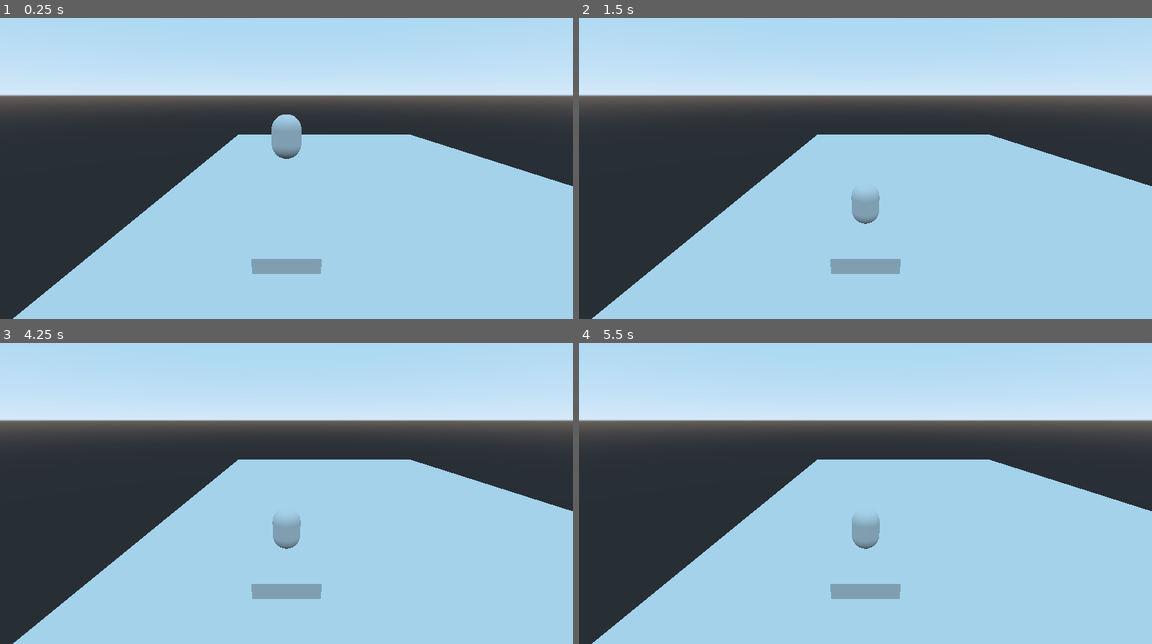
Above: before the commit, frames 1-4 (two rows, left to right).
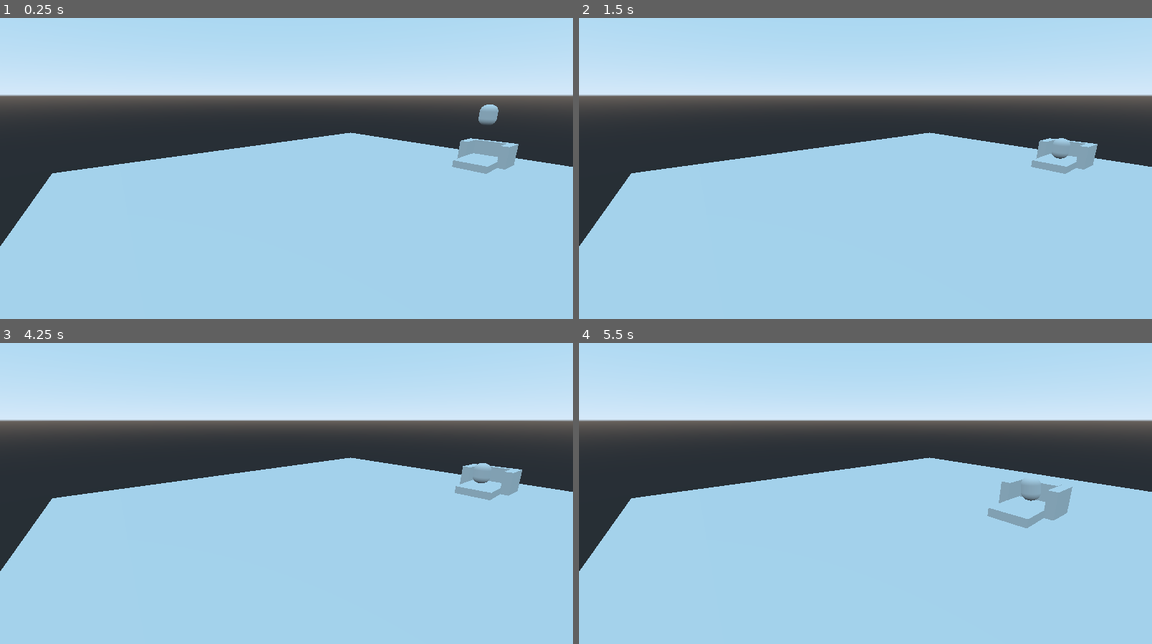
Above: after the commit, the same moments.

Repository: cullumi/One-Second-Speedster
Game: Godot game, scene res://Trolly Level/Level 1.tscn
Same seed, same stepped clock (60 frames per second), same inputs: the game is played once before the commit and once after it. Before the commit the project starts from res://Main.tscn.
Inputs:
- Up to frame 1 (0.25 s): no input
- Up to frame 2 (1.5 s): no input
- Up to frame 3 (4.25 s): tap Enter at 2, 3.5 s; tap Space at 2.75 s; tap P (un-pause, bound only after the commit) at 4.15 s
- Up to frame 4 (5.5 s): no input

The runs differ from the first frame. In frame 1, 12% of the frame differs, in the area x 0-100%, y 28-100%; in frame 2, 11%; in frame 3, 11%; in frame 4, 12%, in the area x 0-100%, y 38-100%.

Commit message:
Trolly Path Following and Pausing
+ Finsished Level 1 trolly pathfollowing
+ Added "un-pause" input action assigned to "P"
+ Added "Level 1.gd" script to control Level 1, so far just pausing.
+ Added "pausable" group for "unpausing" the game.

Diff:
--- a/PathFollow.gd
+++ /dev/null
@@ -1,8 +0,0 @@
-extends PathFollow
-
-var is_paused = true
-var speed = 10
-
-func _process(delta):
-	if !is_paused:
-		unit_offset += speed * delta
--- /dev/null
+++ b/Trolly Level/Level 1.gd
@@ -0,0 +1,5 @@
+extends Spatial
+
+func _process(delta):
+	if Input.is_action_just_pressed("un-pause"):
+		get_tree().call_group("pausable", "unpause")
--- a/Main.tscn
+++ b/Trolly Level/Level 1.tscn
@@ -1,50 +1,90 @@
-[gd_scene load_steps=10 format=2]
+[gd_scene load_steps=12 format=2]
 
-[ext_resource path="res://Trolly.gd" type="Script" id=1]
-[ext_resource path="res://PathFollow.gd" type="Script" id=2]
+[ext_resource path="res://Trolly Level/Level 1.gd" type="Script" id=1]
+[ext_resource path="res://Trolly Level/Trolly.gd" type="Script" id=2]
+[ext_resource path="res://Trolly Level/PathFollow.gd" type="Script" id=3]
 
 [sub_resource type="PlaneMesh" id=1]
 size = Vector2( 48, 64 )
 
-[sub_resource type="ConvexPolygonShape" id=5]
+[sub_resource type="ConcavePolygonShape" id=8]
+data = PoolVector3Array( 24, 0, 32, -24, 0, 32, 24, 0, -32, -24, 0, 32, -24, 0, -32, 24, 0, -32 )
+
+[sub_resource type="ConvexPolygonShape" id=2]
 points = PoolVector3Array( -2, 0.5, 4, 2, 0.5, -4, 2, 0.5, 4, -2, 0.5, -4, -2, -0.5, 4, 2, -0.5, -4, 2, -0.5, 4, -2, -0 …(208 unchanged characters)…
 
-[sub_resource type="CubeMesh" id=2]
+[sub_resource type="CubeMesh" id=3]
 size = Vector3( 4, 1, 8 )
 
 [sub_resource type="ConvexPolygonShape" id=4]
 points = PoolVector3Array( 0, 0, 1.5, 0, 0, 1.5, 0, 0, 1.5, 0, 0, 1.5, 0, 0, 1.5, 0, 0, 1.5, 0, 0, 1.5, 0, 0, 1.5, 0, 0 …(56722 unchanged characters)…
 
-[sub_resource type="CapsuleMesh" id=3]
+[sub_resource type="CapsuleMesh" id=5]
+
+[sub_resource type="Curve3D" id=6]
+_data = {
+"points": PoolVector3Array( 0, 0, 0, 0, 0, 0, -0.805283, 1.3589, 18.4287, 0, 0, 0, 0, 0, 0, -0.24303, 0.456134, 2.60398, 0, 0, 0, 0, 0, 0, -0.139772, 0.393152, -11.475, 0, 0, 0, 0, 0, 0, 0.0105605, 0.37613, -17.4862, 0, 0, 0, 0, 0, 0, -0.041516, 0.375786, -29.5247 ),
+"tilts": PoolRealArray( 0, 0, 0, 0, 0 )
+}
 
 [sub_resource type="Curve3D" id=7]
 _data = {
-"points": PoolVector3Array( 0, 0, 0, 0, 0, 0, -0.35552, 0.475819, 11.8457, 0, 0, 0, 0, 0, 0, -0.24303, 0.456134, 2.60398, 0, 0, 0, 0, 0, 0, -0.139772, 0.393152, -11.475, 0, 0, 0, 0, 0, 0, 0.0105605, 0.37613, -17.4862, 0, 0, 0, 0, 0, 0, -0.041516, 0.375786, -29.5247 ),
-"tilts": PoolRealArray( 0, 0, 0, 0, 0 )
-}
-
-[sub_resource type="Curve3D" id=8]
-_data = {
-"points": PoolVector3Array( 0, 0, 0, 0, 0, 0, -0.341627, 0.520021, 11.8733, 0, 0, 0, 0, 0, 0, -0.453586, 0.429115, 2.46197, 0, 0, 0, 0, 0, 0, 2.48763, 0.355989, -3.96827, 0, 0, 0, 0, 0, 0, 6, 0, -9, 0, 0, 0, 0, 0, 0, 11.2204, 0.476822, -15.2513, 0, 0, 0, 0, 0, 0, 16.8491, 1.79769, -20.4916 ),
+"points": PoolVector3Array( 0, 0, 0, 0, 0, 0, 0.415953, 0.263329, 19.518, 0, 0, 0, 0, 0, 0, -0.453586, 0.429115, 2.46197, 0, 0, 0, 0, 0, 0, 2.48763, 0.355989, -3.96827, 0, 0, 0, 0, 0, 0, 6, 0, -9, 0, 0, 0, 0, 0, 0, 11.2204, 0.476822, -15.2513, 0, 0, 0, 0, 0, 0, 16.8491, 1.79769, -20.4916 ),
 "tilts": PoolRealArray( 0, 0, 0, 0, 0, 0 )
 }
 
-[node name="Main" type="Spatial"]
+[node name="Level 1" type="Spatial"]
+script = ExtResource( 1 )
 
 [node name="Ground2" type="MeshInstance" parent="."]
 transform = Transform( 1, 0, 0, 0, 1, 0, 0, 0, 1, 10.538, 0, 0 )
 mesh = SubResource( 1 )
 material/0 = null
 
+[node name="StaticBody" type="StaticBody" parent="Ground2"]
+
+[node name="CollisionShape" type="CollisionShape" parent="Ground2/StaticBody"]
+shape = SubResource( 8 )
+
 [node name="Trolly" type="KinematicBody" parent="."]
 transform = Transform( 1, 0, 0, 0, 1, 0, 0, 0, 1, 0, 1.09621, 18.7781 )
-script = ExtResource( 1 )
+script = ExtResource( 2 )
+left_path_follow = NodePath("../Left Path/LeftPathFollow")
+right_path_follow = NodePath("../Right Path/RightPathFollow")
 
-[node name="CollisionShape" type="CollisionShape" parent="Trolly"]
-shape = SubResource( 5 )
+[node name="Base" type="CollisionShape" parent="Trolly"]
+editor/display_folded = true
+shape = SubResource( 2 )
 
-[node name="Trolly" type="MeshInstance" parent="Trolly"]
-mesh = SubResource( 2 )
+[node name="Trolly" type="MeshInstance" parent="Trolly/Base"]
+mesh = SubResource( 3 )
+material/0 = null
+
+[node name="Base2" type="CollisionShape" parent="Trolly"]
+editor/display_folded = true
+transform = Transform( 1, 0, 0, 0, -1.74846e-008, -0.4, 0, 1, -4.37114e-008, 0, 1.09786, 4 )
+shape = SubResource( 2 )
+
+[node name="Trolly" type="MeshInstance" parent="Trolly/Base2"]
+mesh = SubResource( 3 )
+material/0 = null
+
+[node name="Base3" type="CollisionShape" parent="Trolly"]
+editor/display_folded = true
+transform = Transform( 0.0371209, 0.999311, -4.36813e-008, 0, -1.74846e-008, -0.4, -0.999311, 0.0371209, -1.62261e-009, 2.38227, 1.09786, 2.50563 )
+shape = SubResource( 2 )
+
+[node name="Trolly" type="MeshInstance" parent="Trolly/Base3"]
+mesh = SubResource( 3 )
+material/0 = null
+
+[node name="Base4" type="CollisionShape" parent="Trolly"]
+editor/display_folded = true
+transform = Transform( 0.0371209, 0.999311, -4.36813e-008, 0, -1.74846e-008, -0.4, -0.999311, 0.0371209, -1.62261e-009, -2.45796, 1.09786, 2.50563 )
+shape = SubResource( 2 )
+
+[node name="Trolly" type="MeshInstance" parent="Trolly/Base4"]
+mesh = SubResource( 3 )
 material/0 = null
 
 [node name="Trolly Driver" type="RigidBody" parent="."]
@@ -54,21 +94,23 @@
 shape = SubResource( 4 )
 
 [node name="Trolly Driver" type="MeshInstance" parent="Trolly Driver"]
-mesh = SubResource( 3 )
+mesh = SubResource( 5 )
 material/0 = null
 
 [node name="Camera" type="Camera" parent="."]
-transform = Transform( 1, 0, 0, 0, 0.973215, 0.229898, 0, -0.229898, 0.973215, 0, 10.7147, 34.6591 )
+transform = Transform( -0.587913, 0.18597, -0.787257, 0, 0.973215, 0.229898, 0.808924, 0.13516, -0.572166, -10.8026, 10.7147, -24.1903 )
 
 [node name="Right Path" type="Path" parent="."]
 transform = Transform( 1, 0, 0, 0, 1, 0, 0, 0, 1, 0.0281987, -0.189789, -0.0553005 )
+curve = SubResource( 6 )
+
+[node name="RightPathFollow" type="PathFollow" parent="Right Path"]
+loop = false
+script = ExtResource( 3 )
+
+[node name="Left Path" type="Path" parent="."]
 curve = SubResource( 7 )
 
-[node name="PathFollow" type="PathFollow" parent="Right Path"]
-script = ExtResource( 2 )
-
-[node name="Left Path" type="Path" parent="."]
-curve = SubResource( 8 )
-
-[node name="PathFollow" type="PathFollow" parent="Left Path"]
-script = ExtResource( 2 )
+[node name="LeftPathFollow" type="PathFollow" parent="Left Path"]
+loop = false
+script = ExtResource( 3 )
--- /dev/null
+++ b/Trolly Level/PathFollow.gd
@@ -0,0 +1,14 @@
+extends PathFollow
+
+var is_paused = true
+var speed = .2
+
+func _ready():
+	add_to_group("pausable")
+
+func _process(delta):
+	if !is_paused:
+		unit_offset += speed * delta
+
+func unpause():
+	is_paused = false
--- /dev/null
+++ b/Trolly Level/Trolly.gd
@@ -0,0 +1,28 @@
+extends KinematicBody
+
+export (NodePath) var left_path_follow
+export (NodePath) var right_path_follow
+
+var is_paused = true
+var speed = 10
+var is_following_left_path = false
+
+func _ready():
+	add_to_group("pausable")
+
+func _process(delta):
+	if !is_paused:
+
+		var velocity = Vector3()
+		var direction = Vector3()
+
+		if is_following_left_path:
+			direction = global_transform.origin.direction_to(get_node(left_path_follow).global_transform.origin)
+		else:
+			direction = global_transform.origin.direction_to(get_node(right_path_follow).global_transform.origin)
+
+		velocity = direction * speed
+		move_and_slide(velocity, Vector3.UP)
+
+func unpause():
+	is_paused = false
--- a/Trolly.gd
+++ /dev/null
@@ -1,9 +0,0 @@
-extends KinematicBody
-
-export (NodePath) var left_path
-export (NodePath) var right_path
-var is_paused = true
-
-func _process(delta):
-	if !is_paused:
-		pass
--- a/project.godot
+++ b/project.godot
@@ -16,8 +16,16 @@
 [application]
 
 config/name="One Moment To Act"
-run/main_scene="res://Main.tscn"
+run/main_scene="res://Trolly Level/Level 1.tscn"
 config/icon="res://icon.png"
+
+[input]
+
+un-pause={
+"deadzone": 0.5,
+"events": [ Object(InputEventKey,"resource_local_to_scene":false,"resource_name":"","device":0,"alt":false,"shift":false,"control":false,"meta":false,"command":false,"pressed":false,"scancode":80,"unicode":0,"echo":false,"script":null)
+ ]
+}
 
 [rendering]
 
